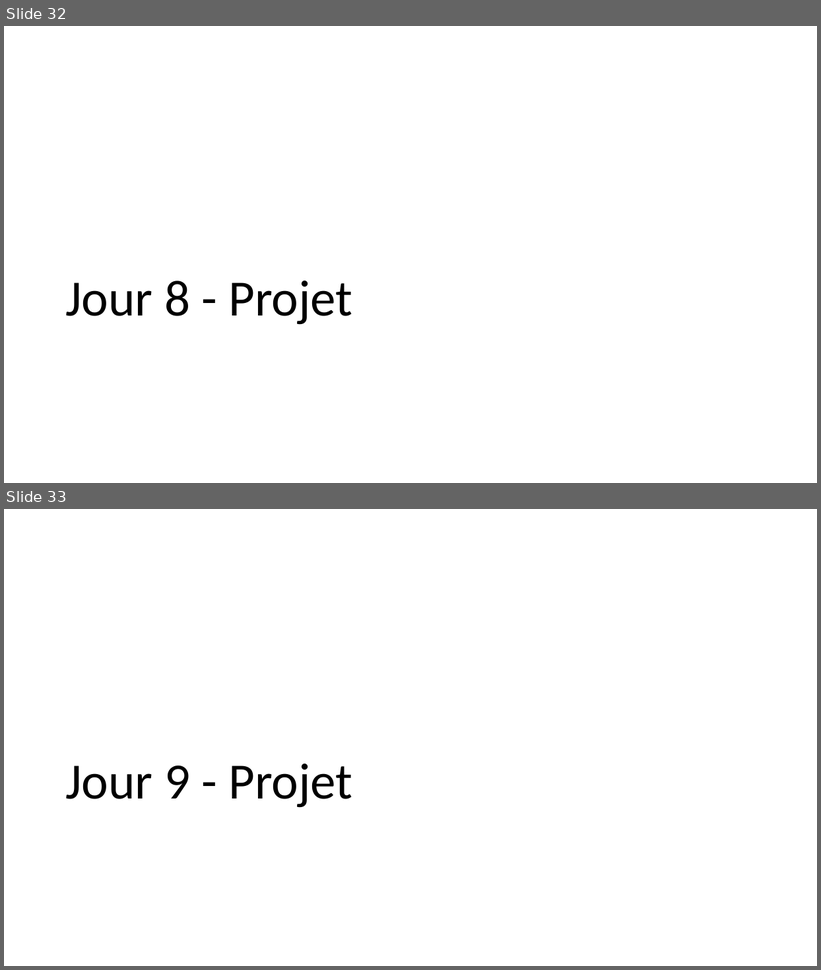
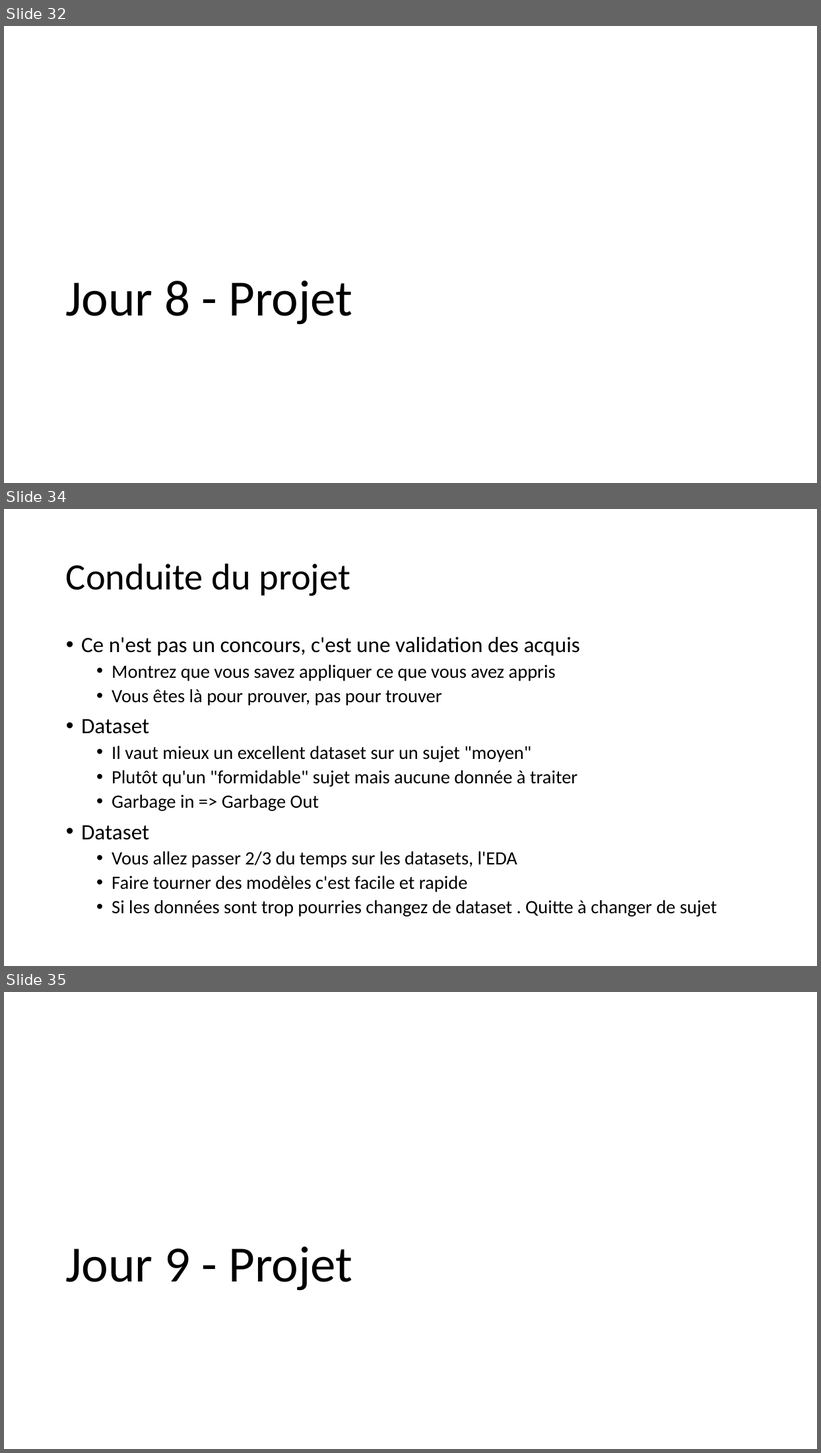
Before and after one commit to 40tude/Data_Essentials_Stage_Oct_2023, a slide deck: notes_de_stage.pptx. Shown one above the other, each under a label of ours: slides 32 and 33 before the commit, slides 32, 34 and 35 after it; the slides between them are not shown. The pictures are 821x970 and 821x1453 pixels, drawn with LibreOffice and Linux fonts; fonts in the diff are those of the drawing. Boxes give left, top, right and bottom in pixels: in the first picture for what was removed or moved away, otherwise in the second. Text is boxed around its words. In the diff, an @@ line names an element or a change of style, - is before the commit and + after.

```diff
--- a/notes_de_stage.pptx
+++ b/notes_de_stage.pptx
@@ slide 34 added at box(4, 509, 817, 966), background #FFFFFF @@
@@ title added at box(66, 563, 350, 596), 44 pt, text #000000 @@
+Conduite du projet
@@ text added at box(81, 637, 717, 917), 22.2 pt, text #000000 @@
+• Ce n'est pas un concours, c'est une validation des acquis
+  • Montrez que vous savez appliquer ce que vous avez appris
+  • Vous êtes là pour prouver, pas pour trouver
+• Dataset
+  • Il vaut mieux un excellent dataset sur un sujet "moyen"
+  • Plutôt qu'un "formidable" sujet mais aucune donnée à traiter
+  • Garbage in => Garbage Out
+• Dataset
+  • Vous allez passer 2/3 du temps sur les datasets, l'EDA
+  • Faire tourner des modèles c'est facile et rapide
+  • Si les données sont trop pourries changez de dataset . Quitte à changer de sujet
@@ what was slide 33 is now slide 35 @@
```
Also in this commit, not shown: 7 slides changed, 4 other slides added, 4 other files.
